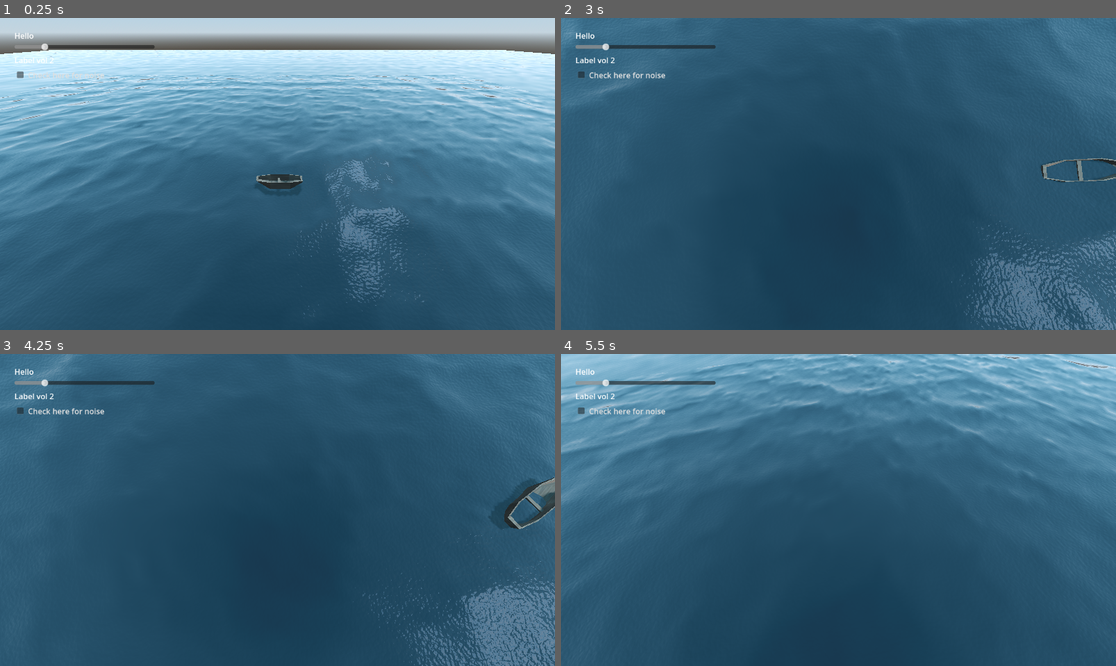
Above: before the commit, frames 1-4 (two rows, left to right).
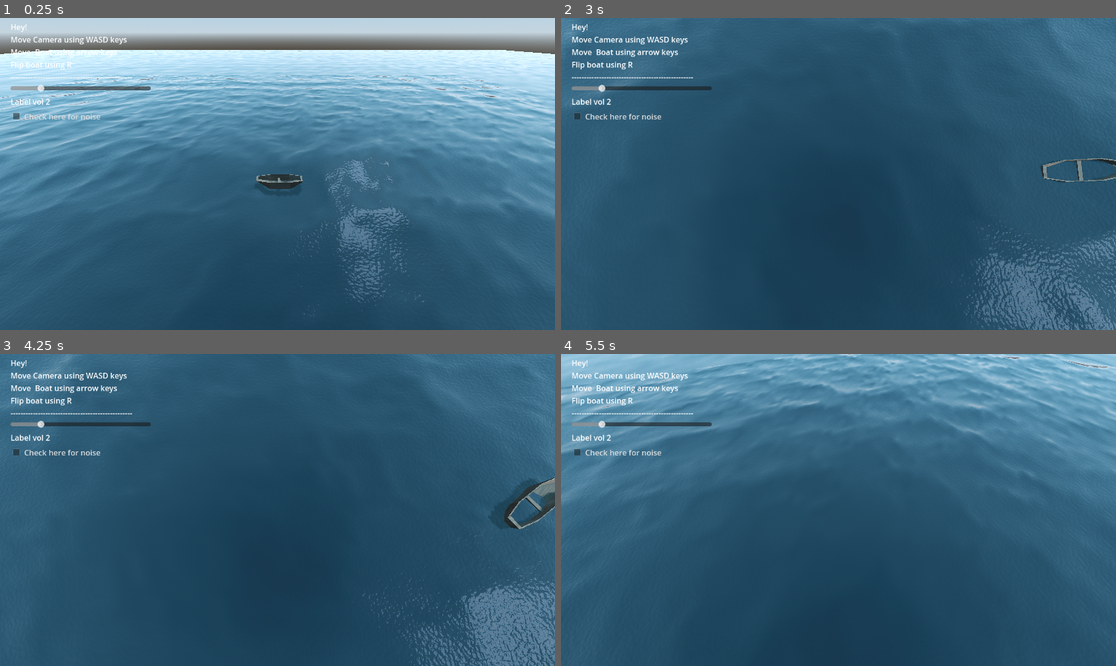
Above: after the commit, the same moments.

Repository: D0V4HKIIN/cs-341-computer-graphics-project
Game: Godot game, scene res://Main.tscn
Same seed, same stepped clock (60 frames per second), same inputs: the game is played once before the commit and once after it.
Inputs (mouse positions are in pixels of both pictures, inside the frame that each line leads up to):
- Up to frame 1 (0.25 s): no input
- Up to frame 2 (3 s): move the mouse to (960, 158) at 0.52 s; press the mouse at (960, 158) at 0.53 s; hold Right (boat_right) 0.53-1.28 s; move the mouse to (727, 189) at 1.27 s; release the mouse at (727, 189) at 1.28 s; hold Down (boat_back) 1.28-2.03 s; click (727, 189) at 1.35 s; move the mouse to (894, 105) at 2.02 s; press the mouse at (894, 105) at 2.03 s; hold Right (boat_right) 2.03-2.78 s; move the mouse to (810, 236) at 2.77 s; release the mouse at (810, 236) at 2.78 s; hold Up (boat_forward) from 2.78 s (still down); click (810, 236) at 2.85 s
- Up to frame 3 (4.25 s): move the mouse to (444, 556) at 3.52 s; release Up (boat_forward) at 3.53 s; press the mouse at (444, 556) at 3.53 s; hold Left (boat_left) from 3.53 s (still down)
- Up to frame 4 (5.5 s): move the mouse to (672, 463) at 4.27 s; release the mouse at (672, 463) at 4.28 s; click (672, 463) at 4.35 s; move the mouse to (866, 510) at 5.02 s; release Left (boat_left) at 5.03 s; press the mouse at (866, 510) at 5.03 s; hold Down (boat_back) from 5.03 s (still down)

The runs differ from the first frame. In frame 1, 1.4% of the frame differs, in the area x 1-28%, y 2-33%; in frame 2, 1.7%; in frame 3, 1.7%; in frame 4, 1.7%.

Commit message:
changed ui vals

Diff:
--- a/seas-341_captain_hooks_black_pearl/Main.tscn
+++ b/seas-341_captain_hooks_black_pearl/Main.tscn
@@ -36,11 +36,6 @@
 
 [node name="Boat" parent="." instance=ExtResource("3_jaqp4")]
 transform = Transform3D(1, 0, 0, 0, 1, 0, 0, 0, 1, 0.230931, 1.33139, 0.0293784)
-float_force = 55
-water_drag = 0.05
-water_angular_drag = 0.05
-SPEED = 0.1
-ROTATION_SPEED = 0.02
 
 [node name="Ocean" parent="." instance=ExtResource("4_f5de0")]
 transform = Transform3D(6, 0, 0, 0, 1, 0, 0, 0, 6, 0, 0, 0)
--- a/seas-341_captain_hooks_black_pearl/fft_shader.gdshader
+++ b/seas-341_captain_hooks_black_pearl/fft_shader.gdshader
@@ -15,9 +15,23 @@
 
 varying float wave_height ;
 
+varying float vertex_distance;
+varying float vertex_distance_clamped;
+varying vec2 vertex_pos;
+
 // get random number somehow
 uniform float random_number_xi;
 
+// if need to work with complex numbers, since we cannot,
+// define the methods according to complex numbers
+
+vec2 ComplexMult(vec2 x, vec2 y) {
+    return vec2(x[0] * y[0] - x[1] * y[1], x[1] * y[0] + x[0] * y[1]);
+}
+
+vec2 iMult(vec2 z) {
+    return vec2(-z[1], z[0]);
+}
 
 vec2 euler(float value){
 	return vec2 (cos(value), sin(value));
@@ -65,19 +79,13 @@
 complex h_tilda_f(float time, int n_prime, int m_prime) {
 	return
 }
+//void displacement
 
+//void normal
 
-
-void displacement
-
-void normal
-
-
-
-
-
-
-
+void vertex() {
+	VERTEX.y =
+}
 
 void fragment() {
 	// Place fragment code here.
--- a/seas-341_captain_hooks_black_pearl/settings2.tscn
+++ b/seas-341_captain_hooks_black_pearl/settings2.tscn
@@ -20,10 +20,10 @@
 anchors_preset = 15
 anchor_right = 1.0
 anchor_bottom = 1.0
-offset_left = -17.0
-offset_top = -51.0
-offset_right = 5.0
-offset_bottom = -139.0
+offset_left = -25.0
+offset_top = -56.0
+offset_right = -3.0
+offset_bottom = -66.0
 grow_horizontal = 2
 grow_vertical = 2
 theme_override_constants/margin_left = 25
@@ -38,7 +38,11 @@
 
 [node name="Label" type="Label" parent="MarginContainer/VBoxContainer"]
 layout_mode = 2
-text = "Hello"
+text = "Hey!
+Move Camera using WASD keys
+Move  Boat using arrow keys
+Flip boat using R
+-------------------------------------------------"
 
 [node name="HSlider" type="HSlider" parent="MarginContainer/VBoxContainer"]
 layout_mode = 2
Not shown: 1 places in seas-341_captain_hooks_black_pearl/water_noise.tres that only renumber resources
Not shown: 1 places in seas-341_captain_hooks_black_pearl/water_noise_based_material.tres that only renumber resources
